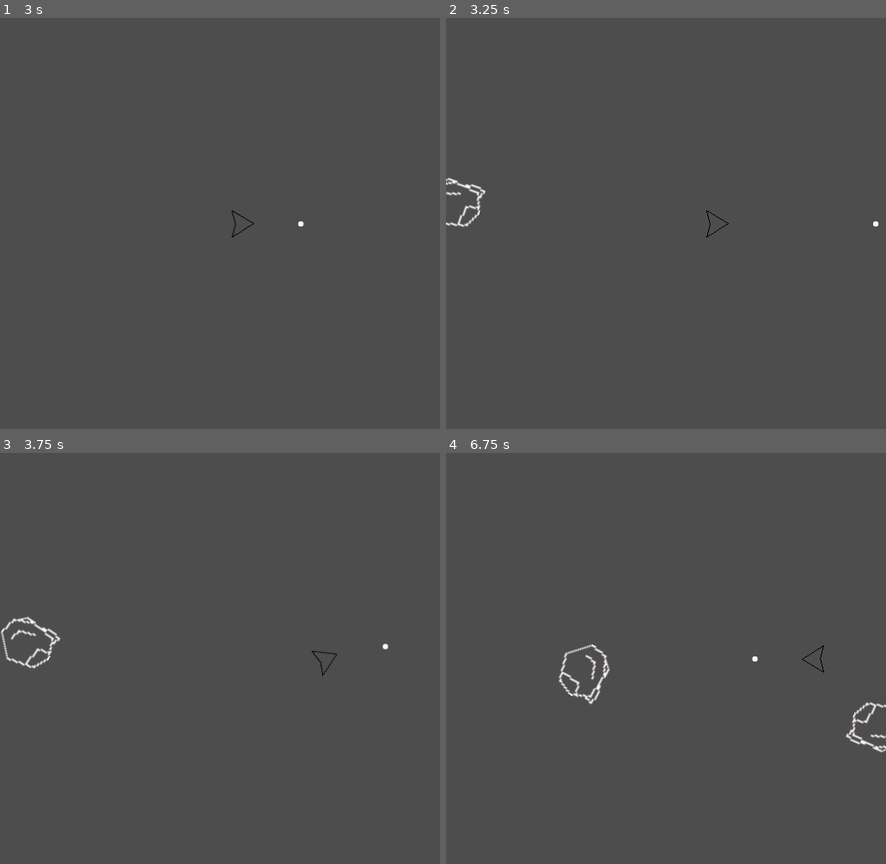
Above: before the commit, frames 1-4 (two rows, left to right).
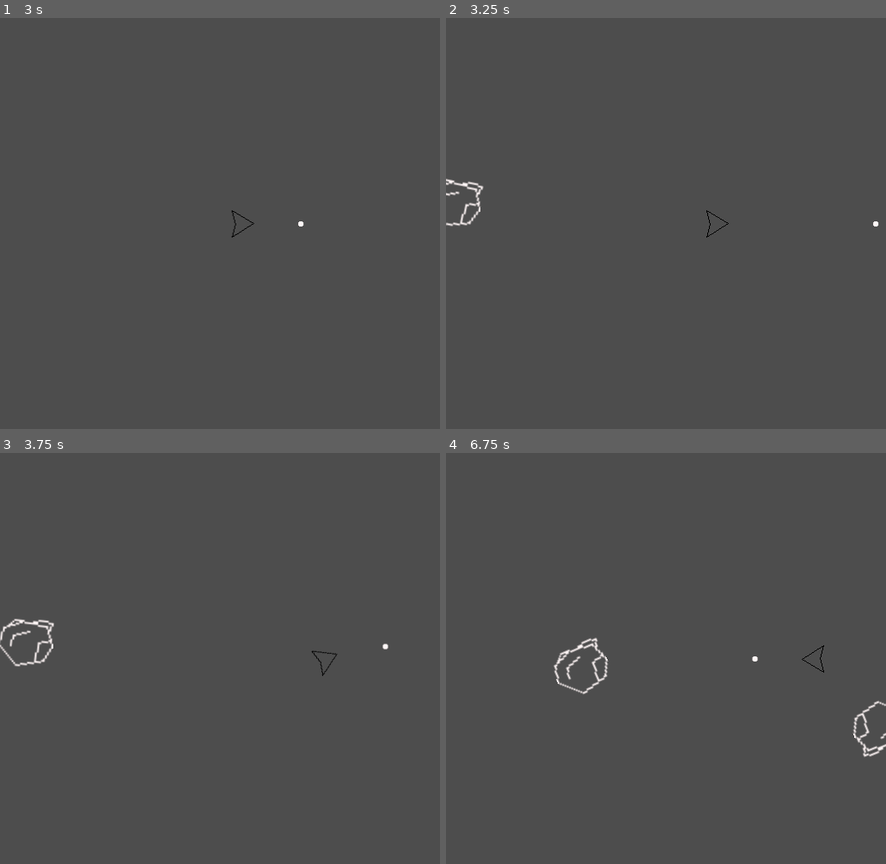
Above: after the commit, the same moments.

Repository: mgarrod193/Asteroids-Clone
Game: Godot game, scene res://Scenes/GameScene.tscn
The game is run twice, just before and just after one commit, with the same random seed, the same clock (stepped at 60 frames per second) and the same inputs.
Inputs (mouse positions are in pixels of both pictures, inside the frame that each line leads up to):
- Up to frame 1 (3 s): tap Enter at 0.5 s; move the mouse to (316, 202) at 0.52 s; hold D (rotate_right) 0.53-1.28 s; click (316, 202) at 0.6 s; move the mouse to (132, 244) at 1.27 s; hold A (rotate_left) 1.28-2.03 s; click (132, 244) at 1.35 s; move the mouse to (264, 133) at 2.02 s; hold D (rotate_right) 2.03-2.78 s; click (264, 133) at 2.1 s; move the mouse to (198, 305) at 2.77 s; hold W (forward) from 2.78 s (still down); click (198, 305) at 2.85 s
- Up to frame 2 (3.25 s): keep holding W (forward)
- Up to frame 3 (3.75 s): move the mouse to (352, 720) at 3.52 s; release W (forward) at 3.53 s; hold A (rotate_left) from 3.53 s (still down); click (352, 720) at 3.6 s
- Up to frame 4 (6.75 s): move the mouse to (534, 596) at 4.27 s; click (534, 596) at 4.35 s; move the mouse to (688, 658) at 5.02 s; click (688, 658) at 5.1 s; move the mouse to (600, 555) at 5.77 s; release A (rotate_left) at 5.78 s; hold D (rotate_right) 5.78-6.53 s; click (600, 555) at 5.85 s; move the mouse to (762, 637) at 6.52 s; hold W (forward) from 6.53 s (still down); click (762, 637) at 6.6 s

Frame 1 is identical in both runs. In frame 2, 0.3% of the frame differs, in the area x 0-9%, y 38-51%; in frame 3, 0.6%; in frame 4, 1.1%, in the area x 24-100%, y 44-74%.

Commit message:
Asteroids now break into smaller asteroids and are destroyed at the smallest size

Diff:
--- a/Scenes/LargeAsteroid.tscn
+++ b/Scenes/Asteroid.tscn
@@ -10,7 +10,7 @@
 [sub_resource type="CircleShape2D" id="CircleShape2D_jnrf0"]
 radius = 15.0
 
-[node name="LargeAsteroid" type="RigidBody2D" unique_id=751010995 groups=["Asteroid"]]
+[node name="Asteroid" type="RigidBody2D" unique_id=751010995 groups=["Asteroid"]]
 physics_material_override = SubResource("PhysicsMaterial_jnrf0")
 gravity_scale = 0.0
 can_sleep = false
--- a/Scenes/GameScene.tscn
+++ b/Scenes/GameScene.tscn
@@ -2,7 +2,7 @@
 
 [ext_resource type="PackedScene" uid="uid://nklf1vrn55rc" path="res://Scenes/Player.tscn" id="1_2wl7v"]
 [ext_resource type="Script" uid="uid://bg8st0d84111g" path="res://Scripts/game_scene.gd" id="1_4bvgx"]
-[ext_resource type="PackedScene" uid="uid://dc8q3eknhl3fi" path="res://Scenes/LargeAsteroid.tscn" id="2_3mbwn"]
+[ext_resource type="PackedScene" uid="uid://dc8q3eknhl3fi" path="res://Scenes/Asteroid.tscn" id="2_3mbwn"]
 
 [sub_resource type="Curve2D" id="Curve2D_2wl7v"]
 _data = {
--- a/Scripts/asteroid.gd
+++ b/Scripts/asteroid.gd
@@ -1,16 +1,32 @@
 extends RigidBody2D
 
-var margin = 16
+var margin_pixles = 16
+var margin
 
-var min_angular_velocity := 0.2
+#viariables for asteroid spin
+var min_angular_velocity := -0.8
 var max_angular_veloctiy := 0.8
 
+#variables for asteroid speed
+var min_asteroid_velocity := 10.0
+var max_asteroid_velocity := 75.0
 
-func _physics_process(delta: float) -> void:
+var current_size: Vector2
+@onready var asteroid_scene: PackedScene = preload("res://Scenes/Asteroid.tscn")
+
+func _ready() -> void:
+	current_size = $Sprite2D.scale
 	angular_velocity =  randf_range(min_angular_velocity, max_angular_veloctiy)
+	margin = margin_pixles * current_size.x
 
 func _integrate_forces(state: PhysicsDirectBodyState2D) -> void:
 	_screen_wrap()
+
+#sets the scale of the asteroid
+func set_new_scale(new_scale: Vector2):
+	$Sprite2D.scale = new_scale
+	$CollisionShape2D.scale = new_scale
+
 
 # Gets visible screen size allows player to screen wrap
 func _screen_wrap():
@@ -20,4 +36,21 @@
 
 #called when hit by projectile
 func Destroyed():
+	var new_asteroid
+
+	#creates 2 to 3 new asteroids if not the smallest asteroid size.
+	if current_size > Vector2(0.5, 0.5):
+		for i in range(randf_range(2,4)):
+			new_asteroid = asteroid_scene.instantiate()
+
+			#gives new asteroid position, direction and velocity
+			new_asteroid.position = position
+			new_asteroid.set_new_scale($Sprite2D.scale * 0.5)
+			var direction = new_asteroid.rotation + randf_range(PI/2, PI*2)
+			var velocity = Vector2(randf_range(min_asteroid_velocity, max_asteroid_velocity), 0.0)
+			new_asteroid.linear_velocity = velocity.rotated(direction)
+
+			new_asteroid.add_to_group("Asteroids")
+
+			get_parent().add_child(new_asteroid)
 	queue_free()
